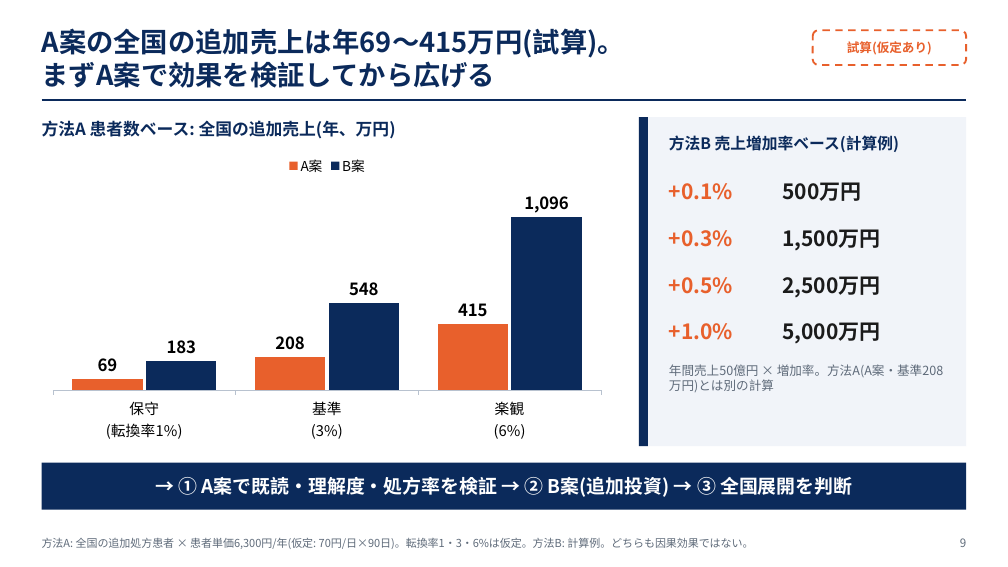
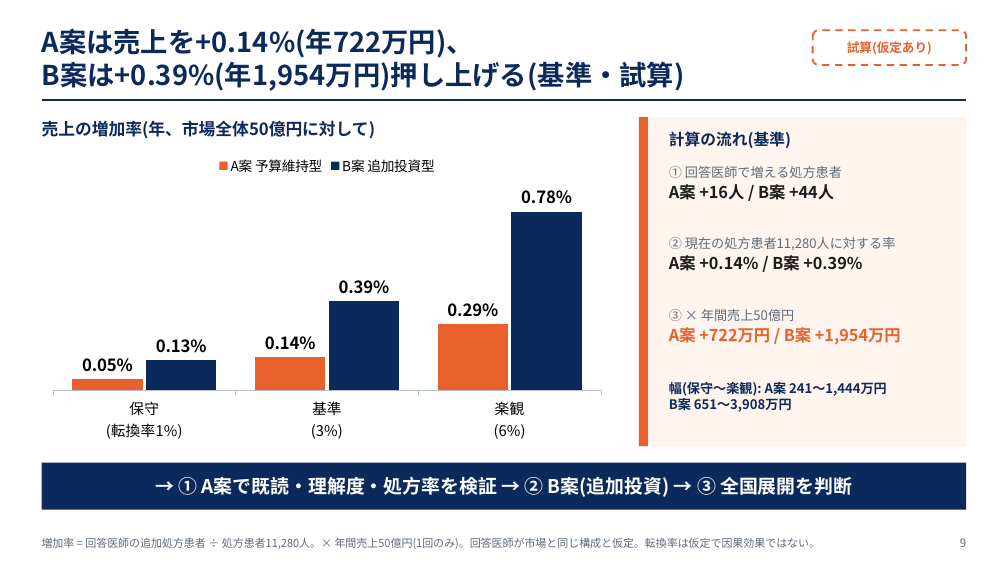
Before and after one commit to 266e202e-beep/m3, a slide deck: slide 9 of final_deliverables/v6/20261009_最終発表_v6.pptx. Drawn at 1008x567 pixels with LibreOffice and Linux fonts; fonts in the diff are those of the drawing. Boxes give left, top, right and bottom in pixels: in the first picture for what was removed or moved away, otherwise in the second. Text is boxed around its words. In the diff, an @@ line names an element or a change of style, - is before the commit and + after.

```diff
--- a/final_deliverables/v6/20261009_最終発表_v6.pptx
+++ b/final_deliverables/v6/20261009_最終発表_v6.pptx
@@ text at [42, 28, 685, 91]: text changed @@
-A案の全国の追加売上は年69〜415万円(試算)。
-まずA案で効果を検証してから広げる
+A案は売上を+0.14%(年722万円)、
+B案は+0.39%(年1,954万円)押し上げる(基準・試算)
@@ rectangle at [639, 117, 966, 446]: fill #F1F4F9 to #FFF4EE @@
@@ rectangle at [639, 117, 648, 446]: fill #0B2A5B to #E8602C @@
@@ column chart at [42, 147, 613, 446] @@
-A案: 69, 208, 415
+A案 予算維持型: 0.0005, 0.0014, 0.0029
@@ data labels of A案 予算維持型 changed @@
-B案: 183, 548, 1096
+B案 追加投資型: 0.0013, 0.0039, 0.0078
@@ data labels of B案 追加投資型 changed @@
@@ value axis changed @@
@@ text at [42, 120, 376, 138]: text changed @@
-方法A 患者数ベース: 全国の追加売上(年、万円)
+売上の増加率(年、市場全体50億円に対して)
@@ text at [669, 131, 791, 148]: text changed @@
-方法B 売上増加率ベース(計算例)
+計算の流れ(基準)
@@ text at [669, 166, 842, 200]: text changed; size 20 to 12.5 pt; text colour #E8602C to #5F6B7A; bold off @@
-+0.1%
+① 回答医師で増える処方患者
+A案 +16人 / B案 +44人
@@ text removed at [782, 182, 861, 201] @@
-500万円
@@ text added at [669, 237, 895, 271], 12.5 pt, text #5F6B7A @@
+② 現在の処方患者11,280人に対する率
+A案 +0.14% / B案 +0.39%
@@ text removed at [669, 277, 733, 294] @@
-+0.5%
@@ text removed at [782, 276, 881, 297] @@
-2,500万円
@@ text at [669, 309, 794, 321]: text changed; size 20 to 15.5 pt @@
-+0.3%
+③ × 年間売上50億円
+A案 +722万円 / B案 +1,954万円
@@ text removed at [669, 323, 733, 340] @@
-+1.0%
@@ text removed at [782, 322, 881, 343] @@
-5,000万円
@@ vertical alignment middle to top in 3 elements at [669, 166, 842, 200], [669, 309, 794, 321], [669, 382, 887, 412] @@
@@ text at [669, 382, 887, 412]: text changed; size 20 to 12.5 pt; text colour #1B1B1B to #0B2A5B @@
-1,500万円
+幅(保守〜楽観): A案 241〜1,444万円
+B案 651〜3,908万円
@@ text removed at [669, 364, 944, 392] @@
-年間売上50億円 × 増加率。方法A(A案・基準208万円)とは別の計算
@@ text at [42, 538, 821, 549]: text changed @@
-方法A: 全国の追加処方患者 × 患者単価6,300円/年(仮定: 70円/日×90日)。転換率1・3・6%は仮定。方法B: 計算例。どちらも因果効果ではない。
+増加率 = 回答医師の追加処方患者 ÷ 処方患者11,280人。× 年間売上50億円(1回のみ)。回答医師が市場と同じ構成と仮定。転換率は仮定で因果効果ではない。
```
